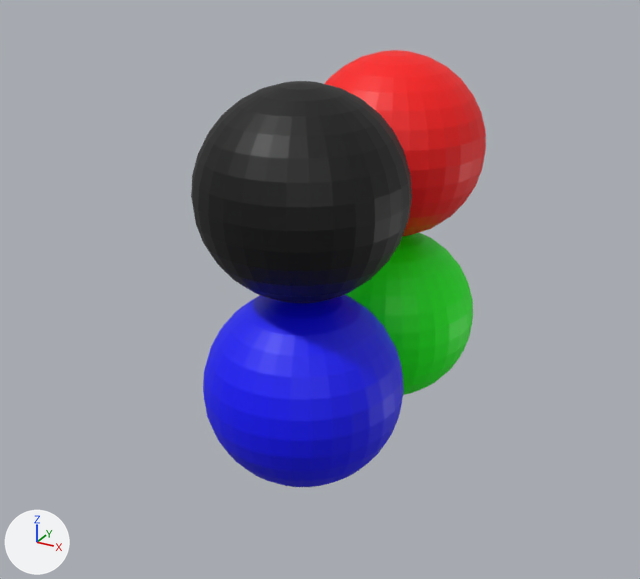
Renders of the COLLADA model balls.dae from each side of a commit.
The view is the same before and after, from a camera (50 mm lens) standing at (1.94, -3.86, 1.73) and looking at (-0.21, 0.05, -0.23). Every picture has the same lights, and +X, +Y and +Z are marked at lower left. Where no turn or scale is listed for an object, it has been applied to the vertices.
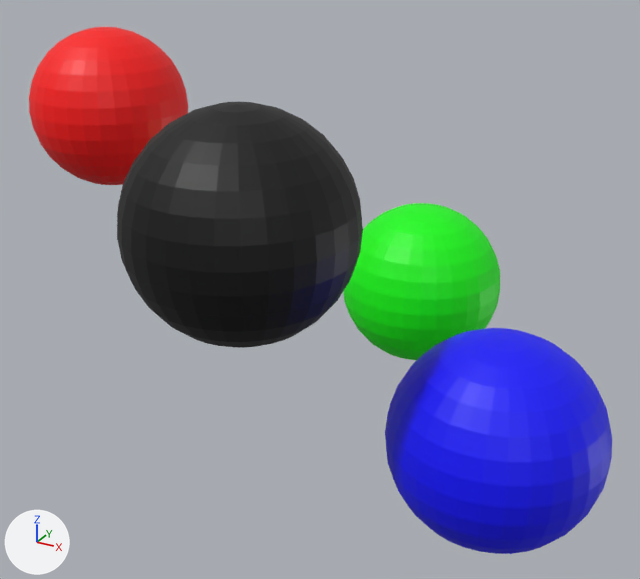
Scene script edits in JSON lines:
```json
{"op": "set", "path": "ob_sphere_003.location", "old": "(0.0, 0.5, 0.5)", "new": "(-2.0, 0.5, 0.5)"}
{"op": "set", "path": "ob_sphere_002.location", "old": "(0.0, -0.5, 0.5)", "new": "(0.0, -1.0, 0.5)"}
{"op": "set", "path": "ob_sphere_001.location", "old": "(0.0, -0.5, -0.5)", "new": "(1.0, -0.5, -0.5)"}
{"op": "set", "path": "ob_sphere.location", "old": "(0.0, 0.5, -0.5)", "new": "(0.0, 1.0, -0.5)"}
```

Where the change shows, as pixel boxes (x1, y1, x2, y2) in the pictures (640 x 579 px):
```json
{"object": "Sphere.001", "change": "moved", "before": [203, 295, 404, 487], "after": [385, 328, 612, 554]}
{"object": "Sphere.002", "change": "moved", "before": [191, 81, 412, 303], "after": [117, 102, 363, 348]}
{"object": "Sphere.003", "change": "moved", "before": [325, 50, 486, 236], "after": [29, 27, 188, 185]}
{"object": "Sphere", "change": "moved", "before": [345, 233, 473, 395], "after": [343, 203, 500, 360]}
```
